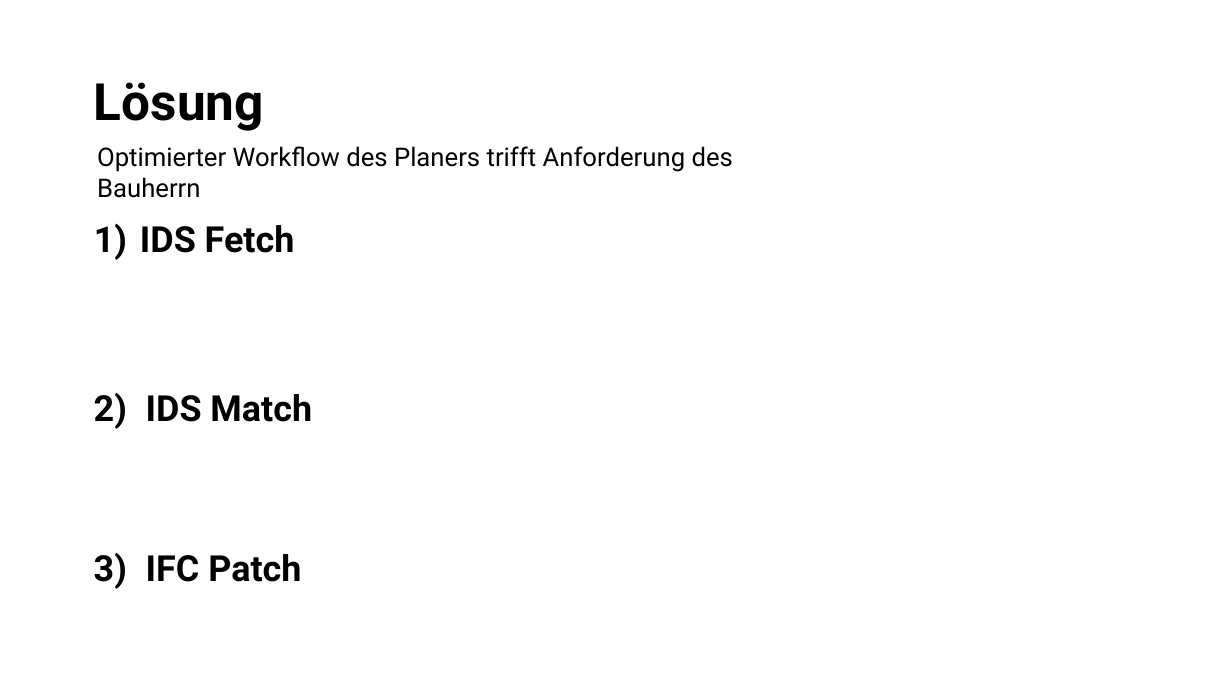
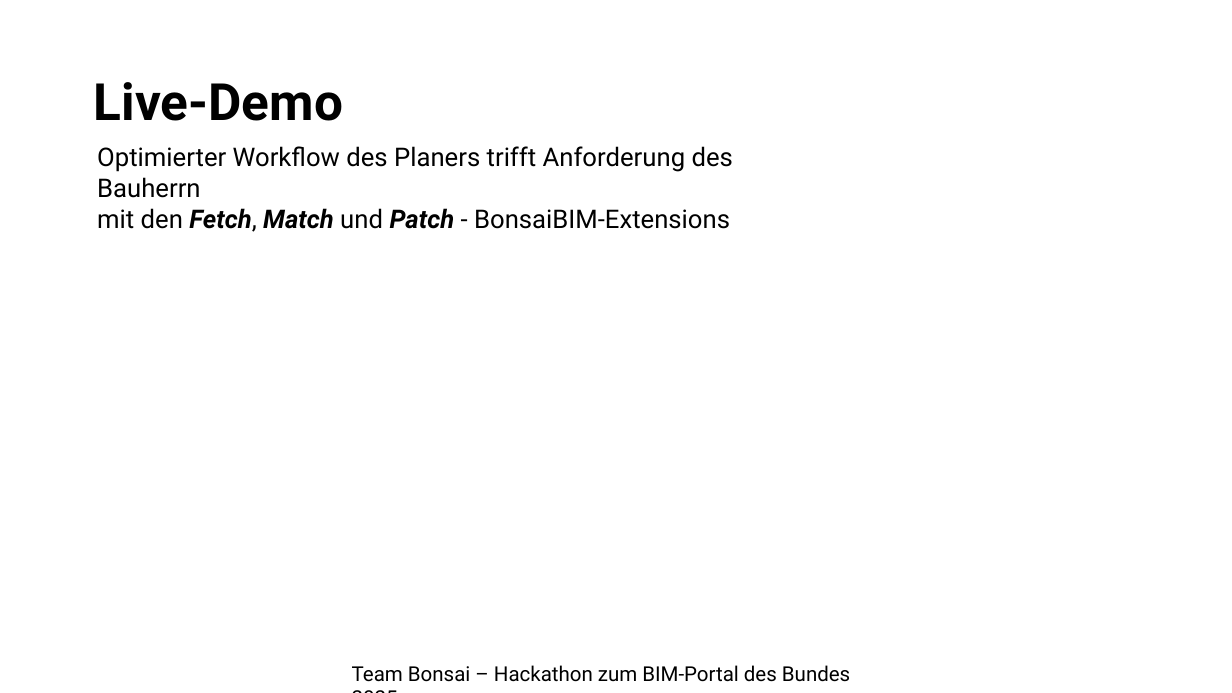
Before and after one commit to bimhelden/PyScripts4BPHackathon2025, a slide deck: slide 6 of Presentation/Pitch.pptx (slide 7 before the commit). Drawn at 1232x693 pixels with LibreOffice and Linux fonts; fonts in the diff are those of the drawing. Boxes give left, top, right and bottom in pixels: in the first picture for what was removed or moved away, otherwise in the second. Text is boxed around its words. In the diff, an @@ line names an element or a change of style, - is before the commit and + after.

Commit message:
IFC Patch Extension - Version 1

```diff
--- a/Presentation/Pitch.pptx
+++ b/Presentation/Pitch.pptx
@@ title at bbox=[94, 82, 343, 121]: text changed @@
-Lösung
+Live-Demo
@@ text at bbox=[97, 146, 733, 232]: text changed @@
-Optimierter Workflow des Planers trifft Anforderung des Bauherrn
+Optimierter Workflow des Planers trifft Anforderung des Bauherrn
+mit den Fetch, Match und Patch - BonsaiBIM-Extensions
@@ text removed at bbox=[140, 225, 295, 253] @@
-1) IDS Fetch
@@ text removed at bbox=[146, 394, 312, 422] @@
-2) IDS Match
@@ text removed at bbox=[146, 554, 301, 582] @@
-3) IFC Patch
@@ text added at bbox=[352, 665, 850, 682], 16 pt, text #000000 @@
+Team Bonsai – Hackathon zum BIM-Portal des Bundes 2025
```
Also in this commit, not shown: 4 other slides changed, 2 slides added, 2 slides removed, 3 other files.
